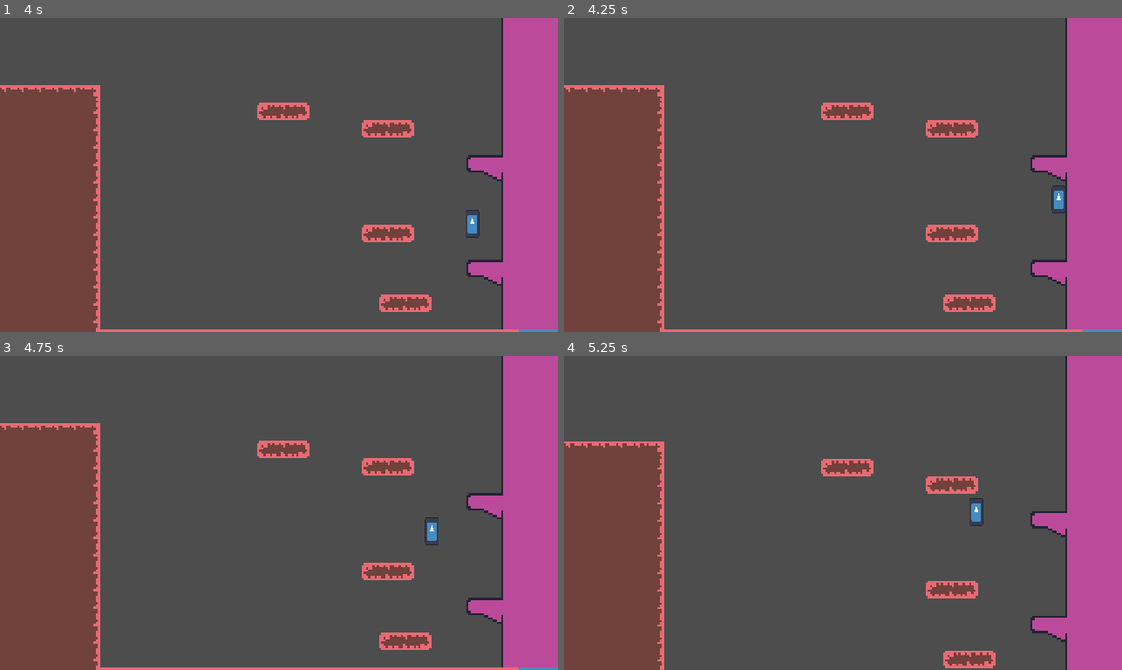
Above: before the commit, frames 1-4 (two rows, left to right).
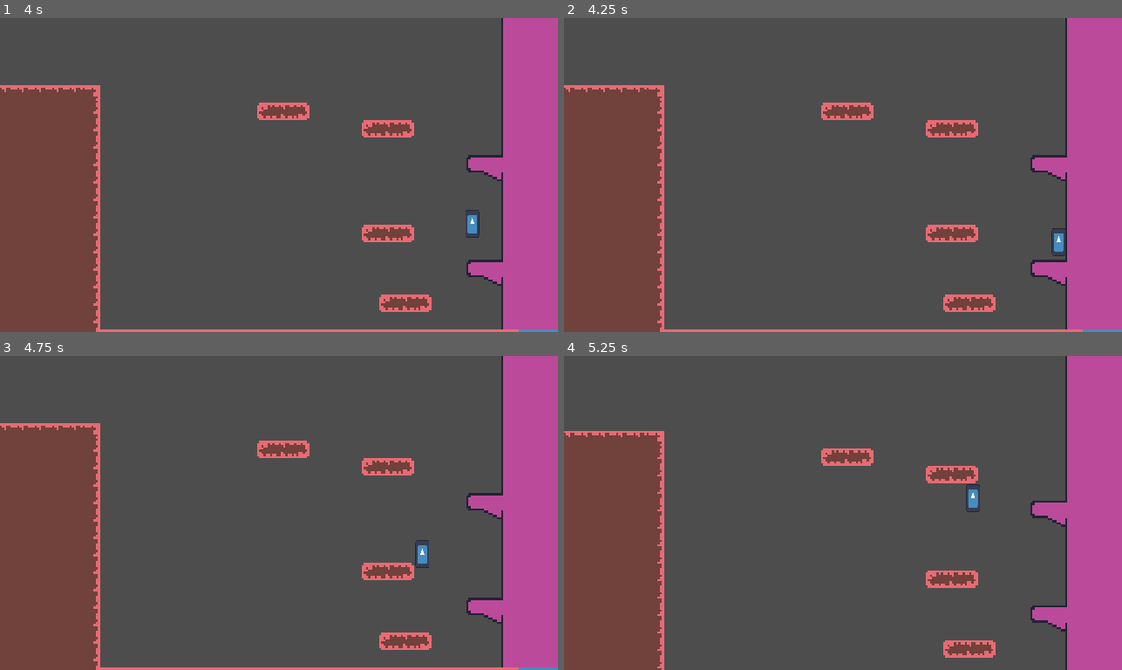
Above: after the commit, the same moments.

Repository: SliverOfStraw0/on-groung-platformer
Game: Godot game, scene res://scenes/main.tscn
Two runs of this game, one before a commit and one after it. Both use one fixed random seed, a clock stepped at 60 frames per second and the inputs below. The engine's default icon, where the game draws it, is replaced by a stand-in: a white triangle on a blue panel in a dark square.
Inputs:
- Up to frame 1 (4 s): tap Enter (ui_accept) at 0.5, 0.6, 0.77, 1.07, 1.52, 1.55, 1.82, 2.1, 3.02, 3.05, 3.32, 3.6, 3.77 s; hold Right (right) 0.53-2.03 s; tap Ctrl (slideStomp) at 1.35, 2.85 s; hold A (left) 2.03-2.78 s; hold Right (right) from 2.78 s (still down)
- Up to frame 2 (4.25 s): keep holding Right (right); tap Enter (ui_accept) at 4.07 s
- Up to frame 3 (4.75 s): release Right (right) at 4.28 s; hold A (left) from 4.28 s (still down); tap Ctrl (slideStomp) at 4.35 s; tap Enter (ui_accept) at 4.52, 4.55 s
- Up to frame 4 (5.25 s): tap Enter (ui_accept) at 4.82, 5.1 s; release A (left) at 5.03 s; hold Right (right) from 5.03 s (still down)

Frame 1 is identical in both runs. In frame 2, 0.2% of the frame differs, in the area x 87-90%, y 53-76%; in frame 3, 0.2%; in frame 4, 5.2%, in the area x 0-91%, y 23-100%.

Commit message:
fixed an issue with jumping after performing a groundslam

Diff:
--- a/scenes/main_player.tscn
+++ b/scenes/main_player.tscn
@@ -25,6 +25,7 @@
 
 [node name="time fore higher jump after slam" type="Timer" parent="."]
 wait_time = 0.5
+one_shot = true
 
 [node name="Area2D" type="Area2D" parent="." groups=["player"]]
 
--- a/scripts/main_player.gd
+++ b/scripts/main_player.gd
@@ -58,8 +58,8 @@
 
 
 	if Input.is_action_just_pressed("ui_accept") and currentJump < maxJumps:
+		print(currentJump)
 		currentJump += 1
-		print(currentJump)
 		if isOnJumpableWall:
 			velocity.x = walljumpdisplace*get_wall_normal().x
 
@@ -88,6 +88,7 @@
 	canSlamJump = false
 	jumpMultiplyer = defJumpMultiplyer
 	currentJump = 0
+	print("STOPPED")
 
 
 func _on_area_2d_area_entered(area: Area2D) -> void:
